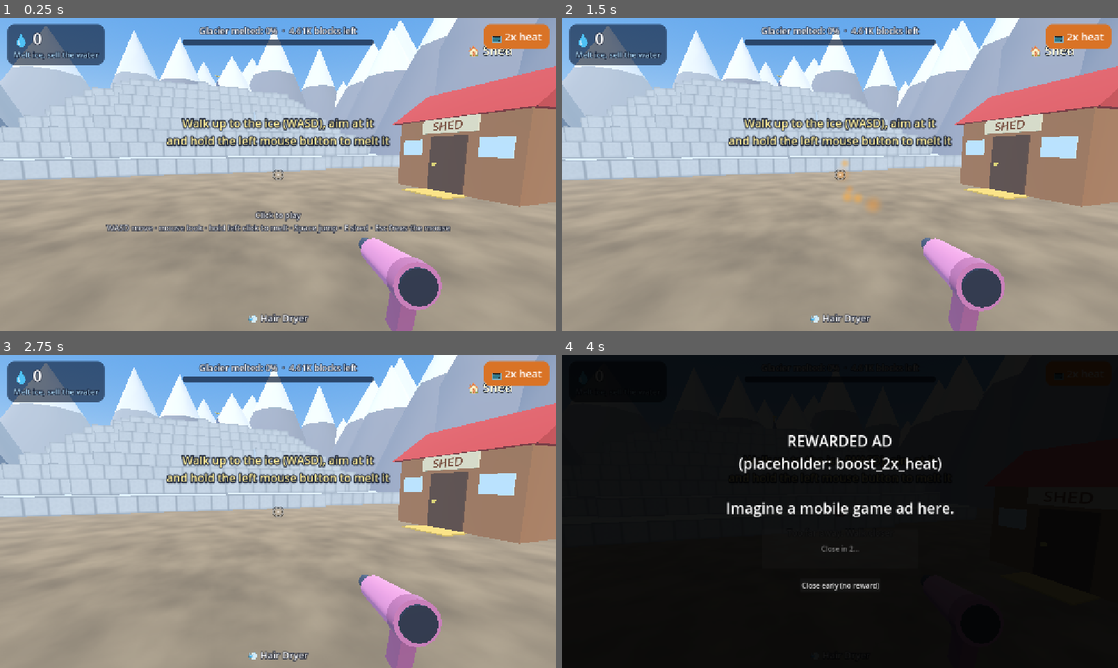
Above: before the commit, frames 1-4 (two rows, left to right).
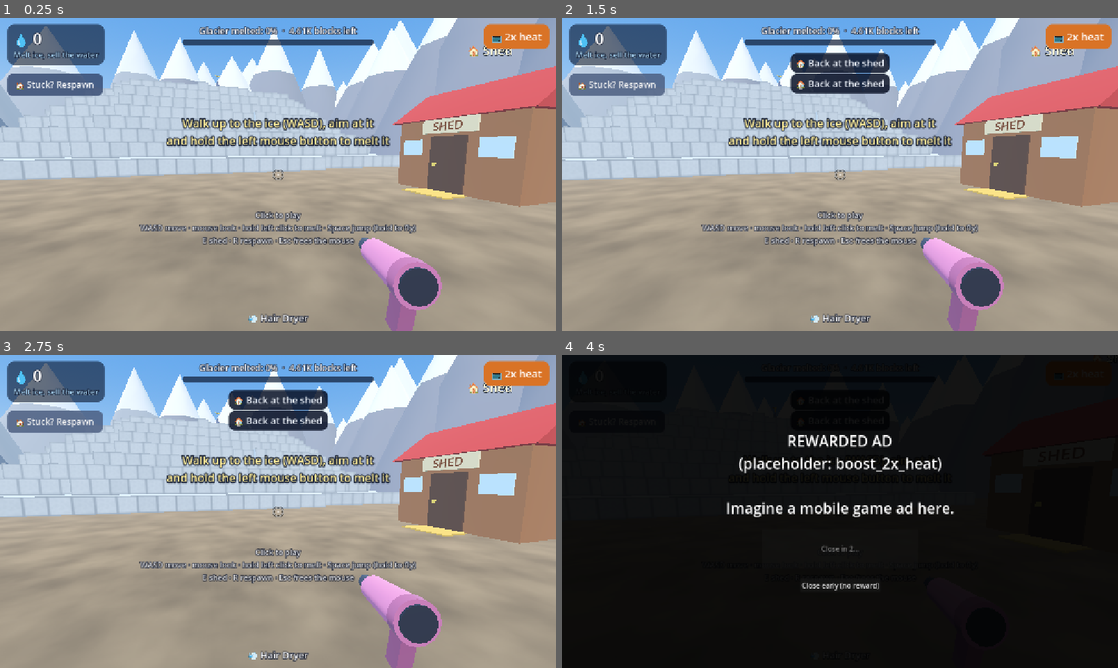
Above: after the commit, the same moments.

Repository: alexanderjcurry/melt-a-glacier
Game: Godot game, scene res://scenes/world.tscn
Same seed, same stepped clock (60 frames per second), same inputs: the game is played once before the commit and once after it.
Inputs (mouse positions are in pixels of both pictures, inside the frame that each line leads up to):
- Up to frame 1 (0.25 s): no input
- Up to frame 2 (1.5 s): click (617, 83) at 0.5 s, where only the run after the commit has a clickable "🏠 Stuck? Respawn"; click (617, 83) at 1.25 s, where only the run after the commit has a clickable "🏠 Stuck? Respawn"
- Up to frame 3 (2.75 s): click (55, 420) at 2 s, where only the run after the commit has a clickable "🏠 Stuck? Respawn"
- Up to frame 4 (4 s): click "📺 2x heat" at 2.75 s; tap Enter at 3.5 s; move the mouse to (867, 511) at 3.52 s; hold W from 3.53 s (still down); hold Space from 3.53 s (still down); tap R at 3.6 s; click (867, 511) at 3.67 s

The runs differ from the first frame. In frame 1, 2.6% of the frame differs, in the area x 1-81%, y 17-74%; in frame 2, 5.3%, in the area x 1-80%, y 11-100%; in frame 3, 4.9%; in frame 4, less than 0.1%.

Commit message:
Fix touchy phone controls; add jetpack and respawn button
- Track every finger by its own index and work out motion from its own
  positions. On the web, a drag's relative motion could be measured
  against another finger, so moving the stick spun the camera.
- The left 45% of the screen always belongs to the stick; a stray second
  finger there takes the stick over instead of turning the view. Small
  dead zones on the stick and look, lower look sensitivity.
- Lost touch lift-offs no longer leave melting or the stick stuck on.
- Hold JUMP (or Space) in the air to fly with a jetpack. Fuel refills
  on the ground; new shed upgrade: Bigger Fuel Tank.
- "Stuck? Respawn" button (R on keyboard) puts you back by the shed.
- On-screen buttons now work with a second finger while walking.

Co-Authored-By: Claude Opus 5.5 <noreply@anthropic.com>
Claude-Session: https://claude.ai/code/session_01P4SSbJZGduGvCRu26ajnHp

Diff:
--- a/scripts/balance.gd
+++ b/scripts/balance.gd
@@ -27,8 +27,16 @@
 # --- Player -------------------------------------------------------------------------
 const WALK_SPEED := 4.5         # m/s
 const JUMP_VELOCITY := 6.6      # enough to hop up about 1.2 m
-const LOOK_SENSITIVITY_TOUCH := 0.0042   # radians per pixel of finger drag
+const LOOK_SENSITIVITY_TOUCH := 0.0031   # radians per pixel of finger drag
 const LOOK_SENSITIVITY_MOUSE := 0.0025   # radians per pixel of mouse motion
+
+# Jetpack: tap JUMP to hop, keep holding it to fly. Fuel refills on the ground.
+const JET_ACCEL := 34.0          # m/s^2 of thrust (gravity pulls 18)
+const JET_MAX_RISE := 5.5        # fastest climb, m/s
+const JET_FUEL := 2.2            # seconds of thrust on a full tank (upgradable)
+const JET_REFILL := 0.8          # tanks per second while standing on something
+const JET_HOLD_DELAY := 0.16     # hold JUMP this long before the jetpack fires
+const JET_CEILING := 24.0        # can't fly higher than this
 
 # --- Tools (bought in order at the shed) ------------------------------------------------
 # power: hp per second at the centre of the heat zone; radius / range in metres.
@@ -59,6 +67,8 @@
 		"desc": "+15% meltwater per block"},
 	{"key": "boots", "name": "Crampon Boots", "icon": "🥾", "base": 50.0, "growth": 2.2, "per_level": 0.1, "max": 8,
 		"desc": "+10% walking speed"},
+	{"key": "jet", "name": "Bigger Fuel Tank", "icon": "🚀", "base": 60.0, "growth": 2.1, "per_level": 0.35, "max": 8,
+		"desc": "+35% jetpack flying time"},
 ]
 
 # Helpers melt on their own. Penguins and the sauna crew waddle around on the
--- a/scripts/game_state.gd
+++ b/scripts/game_state.gd
@@ -131,6 +131,10 @@
 
 func move_speed_mult() -> float:
 	return upgrade_mult("boots")
+
+
+func jet_fuel_seconds() -> float:
+	return Balance.JET_FUEL * upgrade_mult("jet")
 
 
 func sell_mult() -> float:
--- a/scripts/hud.gd
+++ b/scripts/hud.gd
@@ -4,6 +4,8 @@
 ## phone controls, toasts, the shed menu, and popups. Built in code.
 
 const TABS = ["Tools", "Upgrades", "Helpers", "Finds", "Shop"]
+
+signal respawn_requested
 
 var player: Player
 var grid: IceGrid
@@ -22,6 +24,8 @@
 var boost_button: Button
 var boost_label: Label
 var shed_button: Button
+var respawn_button: Button
+var fuel_bar: ProgressBar
 var hint_label: Label
 var coach_label: Label
 var crosshair: Crosshair
@@ -74,7 +78,12 @@
 	_build_bottom()
 	touch = TouchControls.new()
 	root.add_child(touch)
-	touch.exclusions = [boost_button, shed_button]
+	# Tappable with any finger, even while the other thumb is on the stick.
+	touch.buttons = [
+		{"control": shed_button, "action": open_shed},
+		{"control": respawn_button, "action": _on_respawn_pressed},
+		{"control": boost_button, "action": _on_boost_pressed},
+	]
 	toast_box = VBoxContainer.new()
 	toast_box.set_anchors_and_offsets_preset(Control.PRESET_CENTER_TOP)
 	toast_box.offset_top = 80
@@ -115,6 +124,15 @@
 	touch_mode = on
 	touch.visible = on and not shed_open
 	hint_label.visible = not on
+	# On phones the touch controls tap these (any finger works); the mouse
+	# version would also fire from the first finger, so it's switched off.
+	for b in touch.buttons:
+		(b.control as Control).mouse_filter = Control.MOUSE_FILTER_IGNORE if on else Control.MOUSE_FILTER_STOP
+
+
+func _on_respawn_pressed() -> void:
+	if not is_blocking():
+		respawn_requested.emit()
 
 
 func is_blocking() -> bool:
@@ -152,6 +170,15 @@
 	lv.add_child(water_label)
 	rate_label = _label(18, Color(0.7, 0.88, 1.0))
 	lv.add_child(rate_label)
+
+	respawn_button = Button.new()
+	respawn_button.text = "🏠 Stuck? Respawn"
+	respawn_button.position = Vector2(16, 128)
+	respawn_button.custom_minimum_size = Vector2(220, 50)
+	respawn_button.add_theme_font_size_override("font_size", 20)
+	UiTheme.colored_button(respawn_button, Color(0.22, 0.3, 0.45, 0.85), 12)
+	respawn_button.pressed.connect(_on_respawn_pressed)
+	root.add_child(respawn_button)
 
 	var mid := VBoxContainer.new()
 	mid.set_anchors_and_offsets_preset(Control.PRESET_CENTER_TOP)
@@ -243,6 +270,20 @@
 	shed_button.pressed.connect(open_shed)
 	root.add_child(shed_button)
 
+	fuel_bar = ProgressBar.new()
+	fuel_bar.show_percentage = false
+	fuel_bar.max_value = 1.0
+	fuel_bar.set_anchors_and_offsets_preset(Control.PRESET_CENTER)
+	fuel_bar.offset_left = -60
+	fuel_bar.offset_right = 60
+	fuel_bar.offset_top = 70
+	fuel_bar.offset_bottom = 78
+	fuel_bar.add_theme_stylebox_override("fill", UiTheme.flat(Color(0.45, 0.9, 1.0), 4))
+	fuel_bar.add_theme_stylebox_override("background", UiTheme.flat(Color(0.05, 0.1, 0.2, 0.6), 4))
+	fuel_bar.mouse_filter = Control.MOUSE_FILTER_IGNORE
+	fuel_bar.visible = false
+	root.add_child(fuel_bar)
+
 	hint_label = _label(18, Color(1, 1, 1, 0.85))
 	hint_label.set_anchors_and_offsets_preset(Control.PRESET_CENTER)
 	hint_label.offset_left = -400
@@ -250,7 +291,7 @@
 	hint_label.offset_top = 80
 	hint_label.offset_bottom = 140
 	hint_label.horizontal_alignment = HORIZONTAL_ALIGNMENT_CENTER
-	hint_label.text = "Click to play\nWASD move · mouse look · hold left click to melt · Space jump · E shed · Esc frees the mouse"
+	hint_label.text = "Click to play\nWASD move · mouse look · hold left click to melt · Space jump (hold to fly)\nE shed · R respawn · Esc frees the mouse"
 	root.add_child(hint_label)
 
 
@@ -284,6 +325,8 @@
 		crosshair.frac = grid.hp_fraction(t.cell)
 	crosshair.far = _too_far and not t.hit
 	crosshair.queue_redraw()
+	fuel_bar.visible = not touch_mode and player.fuel < 0.999 and not shed_open
+	fuel_bar.value = player.fuel
 	_far_check_timer += delta
 	if _far_check_timer >= 0.2:
 		_far_check_timer = 0.0
@@ -321,6 +364,7 @@
 	else:
 		boost_label.text = ""
 	shed_button.visible = near_shed and not shed_open and popups.get_child_count() == 0
+	respawn_button.visible = not shed_open and popups.get_child_count() == 0
 	hint_label.visible = not touch_mode and not shed_open and popups.get_child_count() == 0 \
 		and Input.mouse_mode != Input.MOUSE_MODE_CAPTURED
 	if shed_open:
--- a/scripts/player.gd
+++ b/scripts/player.gd
@@ -18,10 +18,13 @@
 # Set by the controls every frame.
 var move_input := Vector2.ZERO      # x = strafe right, y = forward
 var melting := false
+var jet_held := false               # JUMP held down: the jetpack fires in the air
 var input_enabled := true
 
 var velocity := Vector3.ZERO
 var on_floor := false
+var fuel := 1.0                     # jetpack tank, 0..1
+var jetting := false
 var yaw := 0.0
 var pitch := -0.15
 var camera: Camera3D
@@ -36,7 +39,9 @@
 var _shown_gold := false
 var _flame: CPUParticles3D
 var _steam: CPUParticles3D
+var _jet: CPUParticles3D
 var _kick := 0.0
+var _hold_t := 0.0
 
 
 func _ready() -> void:
@@ -77,6 +82,17 @@
 	_steam.local_coords = false
 	add_child(_steam)
 	_steam.top_level = true
+
+	_jet = _make_particles(Color(1.0, 0.75, 0.35, 0.9), Color(0.7, 0.7, 0.75, 0.0), 0.3, 40)
+	_jet.direction = Vector3(0, -1, 0)
+	_jet.spread = 12.0
+	_jet.gravity = Vector3.ZERO
+	_jet.initial_velocity_min = 4.0
+	_jet.initial_velocity_max = 6.0
+	_jet.lifetime = 0.35
+	_jet.position = Vector3(0, 0.55, 0.28)   # a backpack nozzle: visible when you look down
+	_jet.local_coords = false
+	add_child(_jet)
 
 	rotation.y = yaw
 	_head.rotation.x = pitch
@@ -129,6 +145,30 @@
 		on_floor = false
 
 
+func respawn(at: Vector3, p_yaw: float) -> void:
+	position = at
+	velocity = Vector3.ZERO
+	fuel = 1.0
+	set_view(p_yaw, -0.12)
+	unstick()
+
+
+func _update_jetpack(delta: float) -> void:
+	## Hold JUMP: after a short delay the jetpack pushes you up, as long as
+	## there's fuel. Landing on anything refills the tank.
+	var held := jet_held and input_enabled
+	_hold_t = _hold_t + delta if held else 0.0
+	jetting = false
+	if on_floor:
+		fuel = minf(1.0, fuel + delta * Balance.JET_REFILL)
+	elif held and fuel > 0.0 and _hold_t >= Balance.JET_HOLD_DELAY and position.y < Balance.JET_CEILING:
+		jetting = true
+		var v := velocity.y + Balance.JET_ACCEL * delta
+		velocity.y = minf(v, maxf(Balance.JET_MAX_RISE, velocity.y))
+		fuel = maxf(0.0, fuel - delta / GameState.jet_fuel_seconds())
+	_jet.emitting = jetting
+
+
 func aim_dir() -> Vector3:
 	return -camera.global_transform.basis.z
 
@@ -151,6 +191,7 @@
 	velocity.x = wish.x
 	velocity.z = wish.z
 	velocity.y -= GRAVITY * delta
+	_update_jetpack(delta)
 	_move_horizontal(Vector3(velocity.x * delta, 0.0, 0.0))
 	_move_horizontal(Vector3(0.0, 0.0, velocity.z * delta))
 	_move_vertical(velocity.y * delta)
--- a/scripts/touch_controls.gd
+++ b/scripts/touch_controls.gd
@@ -1,18 +1,32 @@
 class_name TouchControls
 extends Control
 ## Multi-touch phone controls, drawn on top of the game:
-## left thumb = floating joystick, right thumb = drag to look,
-## MELT button = hold to melt (dragging from it also turns the view), JUMP button.
-## Godot's Buttons only see the first finger, so all of this reads raw touches.
+## left side = floating joystick, right side = drag to look,
+## MELT button = hold to melt (dragging from it also turns the view),
+## JUMP button = tap to jump, keep holding to fly with the jetpack.
+## Godot's Buttons only see the first finger, so all of this reads raw touches,
+## and on-screen buttons registered in `buttons` are tapped from here too.
+##
+## Each finger is tracked by its own index and its motion is worked out from its
+## own last position. (On the web, a drag event's `relative` can be measured
+## against another finger when several are down, which spun the camera.)
 
 const STICK_RADIUS := 85.0
+const STICK_DEAD := 0.12            # inner part of the stick that does nothing
+const STICK_ZONE := 0.45            # the left 45% of the screen belongs to the stick
 const MELT_RADIUS := 98.0
 const JUMP_RADIUS := 60.0
+const LOOK_DEAD_PX := 8.0           # a look finger has to move this far before the view turns
+const MELT_LOOK_DEAD_PX := 24.0     # more slack while a thumb rests on the melt button
+const GLITCH_PX := 220.0            # a jump this big between two events is not a real swipe
 
 var move_vector := Vector2.ZERO
 var melting := false
+var jump_held := false
 var look_delta := Vector2.ZERO        # pixels dragged since the last read
-var exclusions: Array[Control] = []   # on-screen buttons the controls must not steal
+var fuel := 1.0                       # jetpack fuel 0..1, drawn around the JUMP button
+var buttons: Array = []               # [{control, action}] on-screen buttons any finger can tap
+var exclusions: Array[Control] = []   # other controls the touch controls must leave alone
 
 var _stick_finger := -1
 var _stick_origin := Vector2.ZERO
@@ -21,6 +35,8 @@
 var _melt_finger := -1
 var _jump_finger := -1
 var _jump_queued := false
+var _last := {}                       # finger index -> last position
+var _travel := {}                     # finger index -> distance moved since it touched down
 
 
 func _ready() -> void:
@@ -57,8 +73,11 @@
 	_look_finger = -1
 	_melt_finger = -1
 	_jump_finger = -1
+	_last.clear()
+	_travel.clear()
 	move_vector = Vector2.ZERO
 	melting = false
+	jump_held = false
 	look_delta = Vector2.ZERO
 	queue_redraw()
 
@@ -70,52 +89,122 @@
 	return false
 
 
+func _button_at(pos: Vector2) -> Dictionary:
+	for b in buttons:
+		var c: Control = b.control
+		if is_instance_valid(c) and c.is_visible_in_tree() and c.get_global_rect().grow(6.0).has_point(pos):
+			return b
+	return {}
+
+
 func _input(event: InputEvent) -> void:
 	if not is_visible_in_tree():
 		return
 	if event is InputEventScreenTouch:
-		var pos: Vector2 = event.position
-		if event.pressed:
-			if _excluded(pos):
-				return
-			if pos.distance_to(melt_center()) <= MELT_RADIUS + 25.0 and _melt_finger == -1:
-				_melt_finger = event.index
-				melting = true
-			elif pos.distance_to(jump_center()) <= JUMP_RADIUS + 20.0 and _jump_finger == -1:
-				_jump_finger = event.index
-				_jump_queued = true
-			elif pos.x < size.x * 0.42 and _stick_finger == -1:
-				_stick_finger = event.index
-				_stick_origin = pos
-				_stick_pos = pos
-			elif _look_finger == -1:
-				_look_finger = event.index
-			else:
-				return
-			get_viewport().set_input_as_handled()
+		_on_touch(event)
+	elif event is InputEventScreenDrag:
+		_on_drag(event)
+
+
+func _on_touch(event: InputEventScreenTouch) -> void:
+	var i := event.index
+	var pos := event.position
+	# A new touch with an index we still hold means its lift-off got lost
+	# (browsers can drop touchend): let go of it first.
+	_release(i)
+	if not event.pressed or event.canceled:
+		queue_redraw()
+		return
+	var b := _button_at(pos)
+	if not b.is_empty():
+		_flash(b.control)
+		b.action.call()
+		get_viewport().set_input_as_handled()
+		return
+	if _excluded(pos):
+		return
+	if pos.distance_to(melt_center()) <= MELT_RADIUS + 25.0:
+		_release(_melt_finger)
+		_melt_finger = i
+		melting = true
+	elif pos.distance_to(jump_center()) <= JUMP_RADIUS + 25.0:
+		_release(_jump_finger)
+		_jump_finger = i
+		jump_held = true
+		_jump_queued = true
+	elif pos.x < size.x * STICK_ZONE:
+		# The left side is always the stick. A second finger there takes it
+		# over instead of turning the camera.
+		_release(_stick_finger)
+		_stick_finger = i
+		_stick_origin = pos
+		_stick_pos = pos
+		move_vector = Vector2.ZERO
+	else:
+		_release(_look_finger)
+		_look_finger = i
+	_last[i] = pos
+	_travel[i] = 0.0
+	get_viewport().set_input_as_handled()
+	queue_redraw()
+
+
+func _release(i: int) -> void:
+	if i < 0:
+		return
+	_last.erase(i)
+	_travel.erase(i)
+	if i == _melt_finger:
+		_melt_finger = -1
+		melting = false
+	if i == _jump_finger:
+		_jump_finger = -1
+		jump_held = false
+	if i == _stick_finger:
+		_stick_finger = -1
+		move_vector = Vector2.ZERO
+	if i == _look_finger:
+		_look_finger = -1
+
+
+func _on_drag(event: InputEventScreenDrag) -> void:
+	var i := event.index
+	if not _last.has(i):
+		return
+	var pos := event.position
+	var step: Vector2 = pos - _last[i]
+	_last[i] = pos
+	if i == _stick_finger:
+		_stick_pos = pos
+		var d := _stick_pos - _stick_origin
+		if d.length() > STICK_RADIUS:
+			_stick_origin += d - d.normalized() * STICK_RADIUS   # the base follows your thumb
+			d = _stick_pos - _stick_origin
+		var v := Vector2(d.x, -d.y) / STICK_RADIUS
+		var m := v.length()
+		if m < STICK_DEAD:
+			move_vector = Vector2.ZERO
 		else:
-			if event.index == _melt_finger:
-				_melt_finger = -1
-				melting = false
-			elif event.index == _jump_finger:
-				_jump_finger = -1
-			elif event.index == _stick_finger:
-				_stick_finger = -1
-				move_vector = Vector2.ZERO
-			elif event.index == _look_finger:
-				_look_finger = -1
+			move_vector = v / m * minf(1.0, (m - STICK_DEAD) / (1.0 - STICK_DEAD))
 		queue_redraw()
-	elif event is InputEventScreenDrag:
-		if event.index == _stick_finger:
-			_stick_pos = event.position
-			var d := _stick_pos - _stick_origin
-			if d.length() > STICK_RADIUS:
-				_stick_origin += d - d.normalized() * STICK_RADIUS   # the base follows your thumb
-				d = _stick_pos - _stick_origin
-			move_vector = Vector2(d.x, -d.y) / STICK_RADIUS
-			queue_redraw()
-		elif event.index == _look_finger or event.index == _melt_finger:
-			look_delta += event.relative
+	elif i == _look_finger or i == _melt_finger:
+		var len := step.length()
+		if len > GLITCH_PX or len == 0.0:
+			return
+		var dead := MELT_LOOK_DEAD_PX if i == _melt_finger else LOOK_DEAD_PX
+		var before: float = _travel.get(i, 0.0)
+		_travel[i] = before + len
+		if before + len <= dead:
+			return
+		if before < dead:
+			step *= (before + len - dead) / len   # only the part past the dead zone counts
+		look_delta += step
+	get_viewport().set_input_as_handled()
+
+
+func _flash(c: Control) -> void:
+	c.modulate = Color(1.4, 1.4, 1.4)
+	c.create_tween().tween_property(c, "modulate", Color.WHITE, 0.25)
 
 
 func _draw() -> void:
@@ -136,11 +225,16 @@
 	draw_arc(mc, MELT_RADIUS, 0, TAU, 48, Color(1, 0.9, 0.7, 0.9), 4.0)
 	_label(font, "🔥", mc + Vector2(0, -14), 52, Color.WHITE)
 	_label(font, "HOLD TO MELT", mc + Vector2(0, 46), 19, Color.WHITE)
-	# Jump button
+	# Jump / jetpack button, with the fuel gauge around it
 	var jc := jump_center()
 	draw_circle(jc, JUMP_RADIUS, Color(0.3, 0.55, 0.9, 0.75 if _jump_finger != -1 else 0.5))
 	draw_arc(jc, JUMP_RADIUS, 0, TAU, 40, Color(1, 1, 1, 0.8), 3.0)
-	_label(font, "JUMP", jc + Vector2(0, 2), 22, Color.WHITE)
+	if fuel < 0.999:
+		draw_arc(jc, JUMP_RADIUS + 9.0, 0, TAU, 48, Color(0, 0, 0, 0.35), 7.0)
+		var fc := Color(0.45, 0.9, 1.0) if fuel > 0.25 else Color(1.0, 0.5, 0.3)
+		draw_arc(jc, JUMP_RADIUS + 9.0, -PI / 2.0, -PI / 2.0 + TAU * fuel, 48, fc, 7.0)
+	_label(font, "JUMP", jc + Vector2(0, -8), 22, Color.WHITE)
+	_label(font, "hold = fly", jc + Vector2(0, 18), 15, Color(1, 1, 1, 0.85))
 
 
 func _label(font: Font, s: String, center: Vector2, font_size: int, color: Color) -> void:
--- a/scripts/world.gd
+++ b/scripts/world.gd
@@ -102,6 +102,7 @@
 	hud.player = player
 	hud.grid = grid
 	add_child(hud)
+	hud.respawn_requested.connect(respawn)
 
 	get_window().size_changed.connect(_fit_render_scale)
 	_fit_render_scale()
@@ -112,6 +113,12 @@
 	if GameState.has_won:
 		_on_won.call_deferred()
 	_update_slow()
+
+
+func respawn() -> void:
+	## The "I'm stuck" button: back to the start, next to the shed.
+	player.respawn(SPAWN, SPAWN_YAW)
+	hud.toast("🏠 Back at the shed")
 
 
 func _fit_render_scale() -> void:
@@ -147,12 +154,16 @@
 	if Input.is_physical_key_pressed(KEY_A) or Input.is_physical_key_pressed(KEY_LEFT):
 		mv.x -= 1.0
 	var touch := hud.touch
+	var jet := Input.is_physical_key_pressed(KEY_SPACE)
 	if touch.visible:
 		mv += touch.move_vector
 		player.add_look(touch.take_look_delta() * Balance.LOOK_SENSITIVITY_TOUCH)
 		if touch.take_jump():
 			player.jump()
+		jet = jet or touch.jump_held
+		touch.fuel = player.fuel
 	player.move_input = mv
+	player.jet_held = jet
 	if Input.mouse_mode != Input.MOUSE_MODE_CAPTURED:
 		_mouse_melt = false
 	player.melting = _mouse_melt or force_melt or (touch.visible and touch.melting)
@@ -191,6 +202,9 @@
 		match event.physical_keycode:
 			KEY_SPACE:
 				player.jump()
+			KEY_R:
+				if not hud.is_blocking():
+					respawn()
 			KEY_E, KEY_ENTER:
 				if hud.shed_open:
 					hud.close_shed()
--- a/tests/smoke_test.gd
+++ b/tests/smoke_test.gd
@@ -107,11 +107,51 @@
 	_drag(2, Vector2(touch.size.x * 0.6 + 60, 200), Vector2(60, 0))
 	await _frames(1)
 	check(player.yaw < yaw0, "dragging right turns right")
+	# Moving the stick while another finger looks must not turn the view.
+	await _frames(1)
+	var yaw1: float = player.yaw
+	_drag(1, Vector2(260, touch.size.y - 240), Vector2(500, 300))   # bogus relative on purpose
+	await _frames(1)
+	check(absf(player.yaw - yaw1) < 0.0001, "moving the stick doesn't turn the camera")
 	_touch(0, touch.melt_center(), false)
 	_touch(1, Vector2(200, touch.size.y - 240), false)
 	_touch(2, Vector2(touch.size.x * 0.6 + 60, 200), false)
 	await _frames(1)
 	check(not touch.melting and touch.move_vector == Vector2.ZERO, "letting go stops everything")
+	# A second finger on the left takes over the stick instead of looking around.
+	_touch(3, Vector2(150, touch.size.y - 150), true)
+	_touch(4, Vector2(300, touch.size.y - 300), true)
+	_drag(4, Vector2(300, touch.size.y - 380), Vector2(0, -80))
+	await _frames(1)
+	var yaw2: float = player.yaw
+	await _frames(1)
+	check(touch.move_vector.y > 0.5 and absf(player.yaw - yaw2) < 0.0001, "two fingers on the left = still the stick")
+	# A lost lift-off (index reused) doesn't leave the melt button stuck on.
+	_touch(5, touch.melt_center(), true)
+	_touch(5, Vector2(touch.size.x * 0.7, 250), true)
+	check(not touch.melting, "a reused finger index lets go of the melt button")
+	touch.release_all()
+	# Respawn button works with a thumb already on the stick.
+	player.position = Vector3(3.0, 0.0, 6.0)
+	_touch(6, Vector2(150, touch.size.y - 150), true)
+	var rb: Control = world.hud.respawn_button
+	_touch(7, rb.get_global_rect().get_center(), true)
+	await _frames(1)
+	check(player.position.distance_to(world.SPAWN) < 0.6, "respawn button (second finger) puts you back at the start")
+	touch.release_all()
+	# Jetpack: hold jump to fly up, fuel runs down, landing refills it.
+	player.position = Vector3(world.SPAWN.x, 0.0, world.SPAWN.z)
+	player.velocity = Vector3.ZERO
+	player._move(0.02)
+	player.jump()
+	player.jet_held = true
+	for _i in 60:
+		player._move(1.0 / 60.0)
+	check(player.position.y > 3.0 and player.fuel < 0.9, "holding jump flies with the jetpack (y=%.1f, fuel %.2f)" % [player.position.y, player.fuel])
+	player.jet_held = false
+	for _i in 400:
+		player._move(1.0 / 60.0)
+	check(player.on_floor and player.fuel > 0.99, "landing refills the fuel")
 
 	# --- The shed: buy a tool, an upgrade and a helper; every tab builds.
 	gs.grant_water(1e6)
Binary file changed: fonts/NotoColorEmoji-subset.ttf
